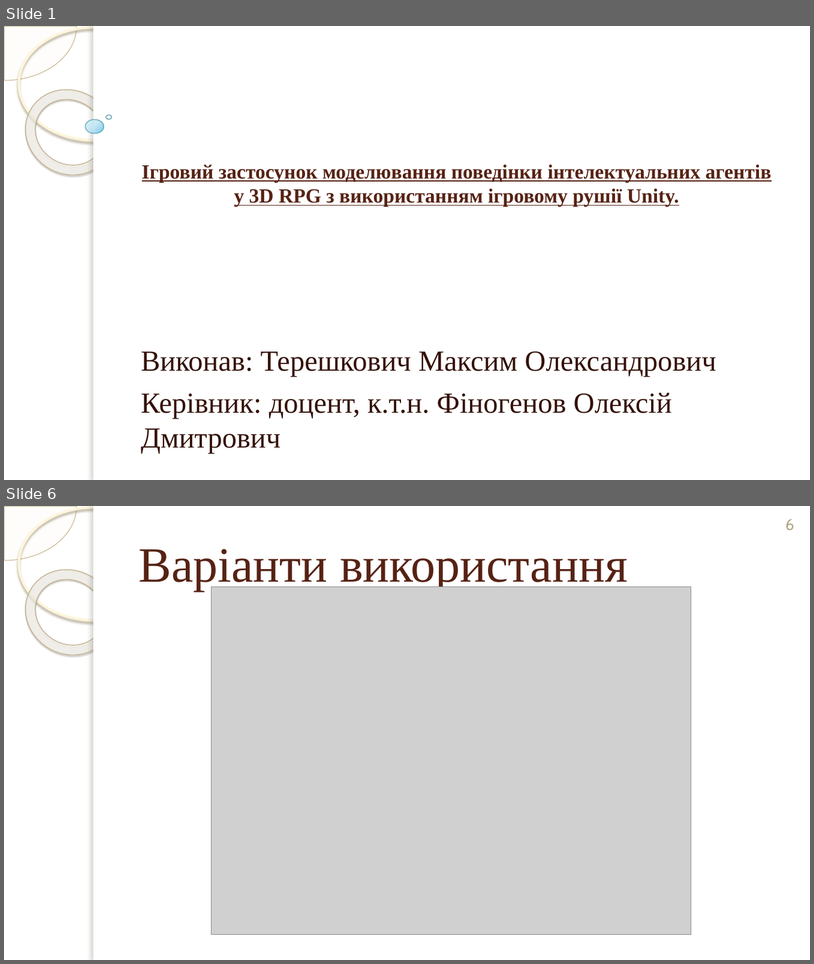
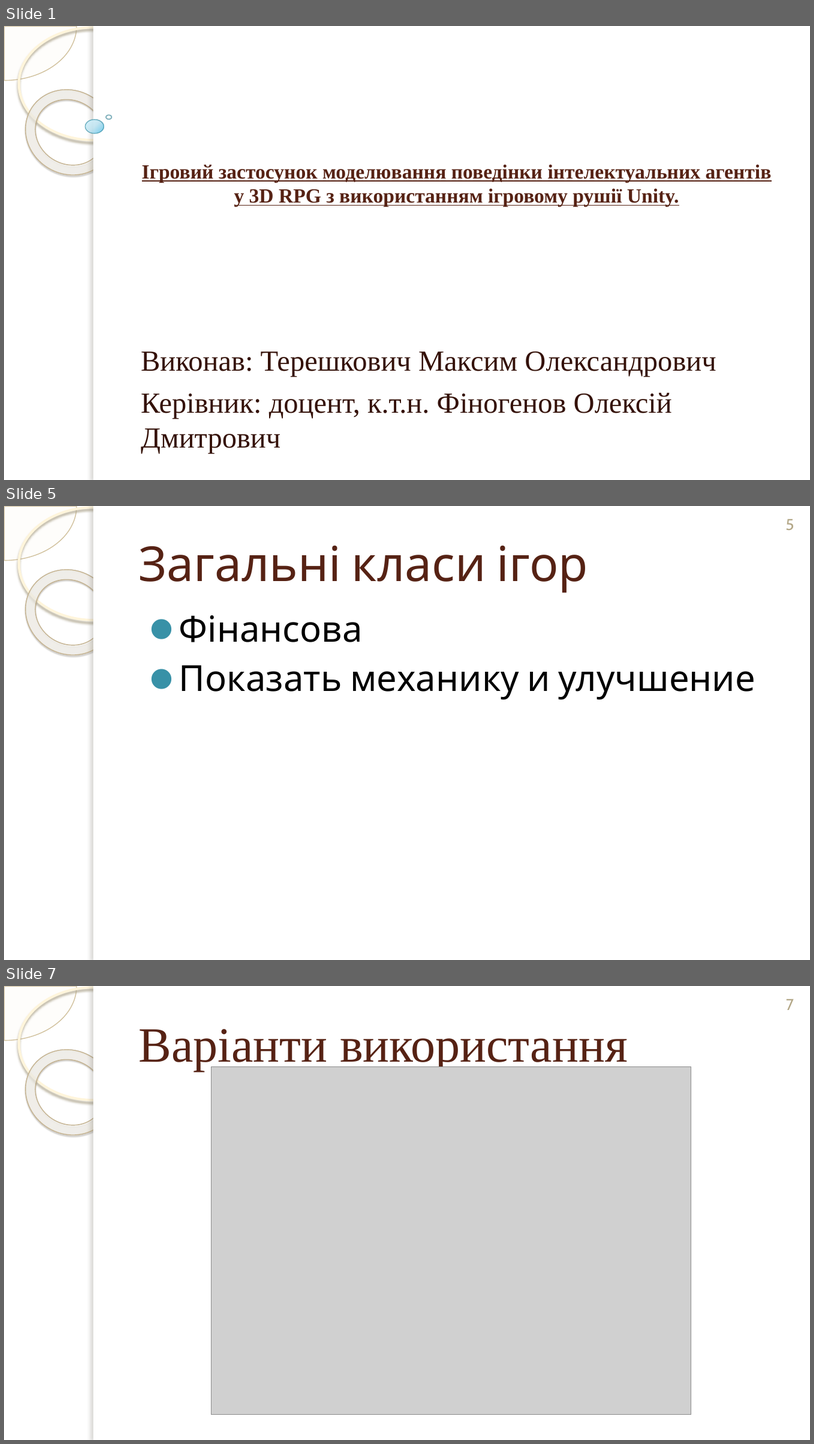
Before and after one commit to mcmcmax437/3D-RPG-Diploma-Thesis, a slide deck: Documents/Презентація_Терешкович_ІТ-02_ПредЗахист.pptx. Shown one above the other, each under a label of ours: slides 1 and 6 before the commit, slides 1, 5 and 7 after it; the slides between them are not shown. The pictures are 814x964 and 814x1444 pixels, drawn with LibreOffice and Linux fonts; fonts in the diff are those of the drawing; grey boxes stand for pictures; background and template pictures are left out. Boxes give left, top, right and bottom in pixels: in the first picture for what was removed or moved away, otherwise in the second. Text is boxed around its words. In the diff, an @@ line names an element or a change of style, - is before the commit and + after.

```diff
--- a/Documents/Презентація_Терешкович_ІТ-02_ПредЗахист.pptx
+++ b/Documents/Презентація_Терешкович_ІТ-02_ПредЗахист.pptx
@@ slide 5 added at (4, 506, 810, 960), background picture (left out); not listed: 5 template elements that a slide beside it also shows @@
@@ page number added at (786, 519, 794, 530), 14 pt, text #B3A787 @@
+5
@@ title added at (138, 546, 588, 593), 43 pt, text #562214 @@
+Загальні класи ігор
@@ text added at (179, 615, 756, 700), 32 pt, text #000000 @@
+⚫ Фінансова
+⚫ Показать механику и улучшение
@@ what was slide 6 is now slide 7 @@
@@ page number at (786, 999, 794, 1010): text changed @@
-6
+7
```
Also in this commit, not shown: 5 slides changed, 1 other slide added, 12 other files.
